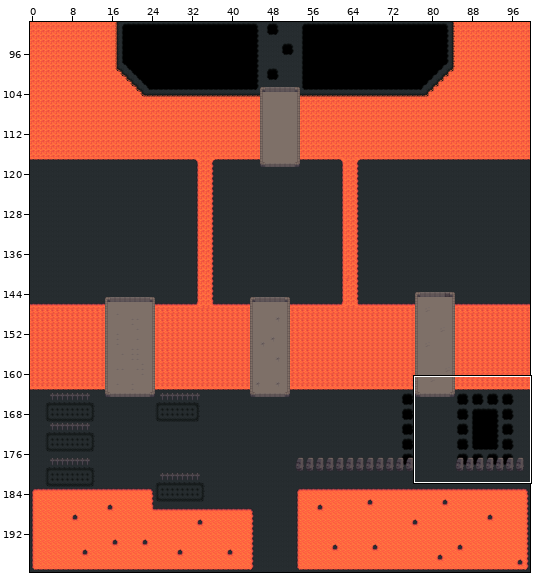
Level history. Tiled map: resources/maps/finalMap2.tmx. The first picture is a wide view before the edit; the outline marks the close-up.
Close-up. As it was:
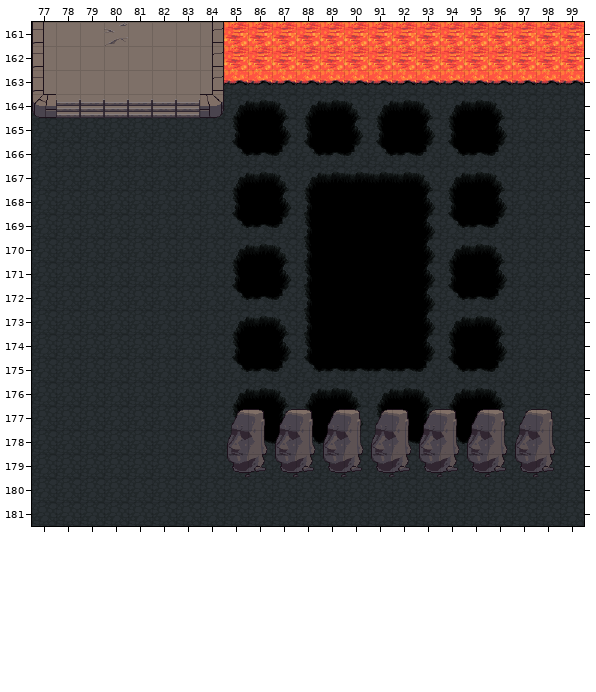
Cells are 32x32 px. Shown: x 77..99, y 161..181. The commit also changed other parts of the map, which this record leaves out.
New version:
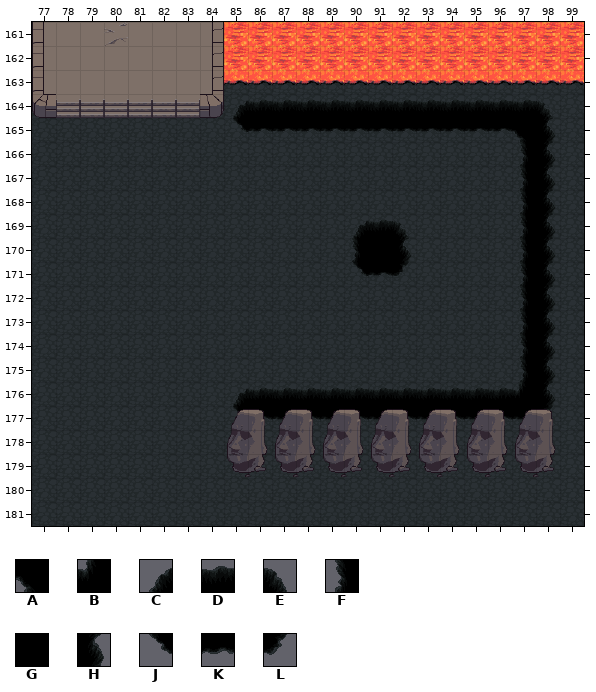
Key: from "base_out_atlas": A 29, B 61, C 91, D 92, E 93, F 123, G 124, H 125, J 155, K 156, L 157.
_ is an empty cell.
Diff:
Layer "level0-high":
Tile A is added in row 165 at x 97.
Tile B is added in row 176 at x 97.
Tile C replaces tile G in row 169 at x 90.
Tile D replaces tile C in row 164 at x 88, 91 and 94; in row 176 at x 88, 91 and 94.
Tile D replaces tile E in row 164 at x 87, 90, 93 and 96; in row 176 at x 87, 90, 93 and 96.
Tile D replaces tile G in row 169 at x 91.
Tile D is added in row 164 at x 97.
Tile E replaces tile G in row 169 at x 92.
Tile E is added in row 164 at x 98.
Tile F replaces tile G in row 170 at x 90.
Tile F is added in rows 166 to 175 at x 97.
Tile H replaces tile G in row 170 at x 92.
Tile H is added in rows 165 to 176 at x 98.
Tile J replaces tile F in row 165 at x 85; in row 177 at x 85.
Tile J replaces tile G in row 171 at x 90.
Tile K replaces tile F in row 165 at x 88, 91 and 94; in row 177 at x 88, 91 and 94.
Tile K replaces tile G in row 165 at x 86, 89, 92 and 95; in row 171 at x 91; in row 177 at x 86, 89, 92 and 95.
Tile K replaces tile H in row 165 at x 87, 90, 93 and 96; in row 177 at x 87, 90, 93 and 96.
Tile K is added in row 177 at x 97.
Tile L replaces tile G in row 171 at x 92.
Tile L is added in row 177 at x 98.
The edit erases tile C in row 167 at x 85, 88 and 94; in row 170 at x 85 and 94; in row 173 at x 85 and 94.
The edit erases tile D in row 167 at x 86, 89 to 92 and 95; in row 170 at x 86 and 95; in row 173 at x 86 and 95.
The edit erases tile E in row 167 at x 87, 93 and 96; in row 170 at x 87 and 96; in row 173 at x 87 and 96.
The edit erases tile F in row 168 at x 85, 88 and 94; in rows 169 to 170 at x 88; in row 171 at x 85, 88 and 94; in rows 172 to 173 at x 88; in row 174 at x 85, 88 and 94.
The edit erases tile G in row 168 at x 86, 89 to 92 and 95; in rows 169 to 170 at x 89; in row 171 at x 86, 89 and 95; in rows 172 to 173 at x 89 to 92; in row 174 at x 86, 89 to 92 and 95.
The edit erases tile H in row 168 at x 87, 93 and 96; in rows 169 to 170 at x 93; in row 171 at x 87, 93 and 96; in rows 172 to 173 at x 93; in row 174 at x 87, 93 and 96.
The edit erases tile J in row 166 at x 85, 88, 91 and 94; in row 169 at x 85 and 94; in row 172 at x 85 and 94; in row 175 at x 85, 88 and 94; in row 178 at x 88 and 94.
The edit erases tile K in row 166 at x 86, 89, 92 and 95; in row 169 at x 86 and 95; in row 172 at x 86 and 95; in row 175 at x 86, 89 to 92 and 95; in row 178 at x 86, 89, 92 and 95.
The edit erases tile L in row 166 at x 87, 90, 93 and 96; in row 169 at x 87 and 96; in row 172 at x 87 and 96; in row 175 at x 87, 93 and 96; in row 178 at x 87 and 93.
Pixel boxes of the changes (left, top, right, bottom) in both close-ups:
changed: (232, 99, 555, 445)
